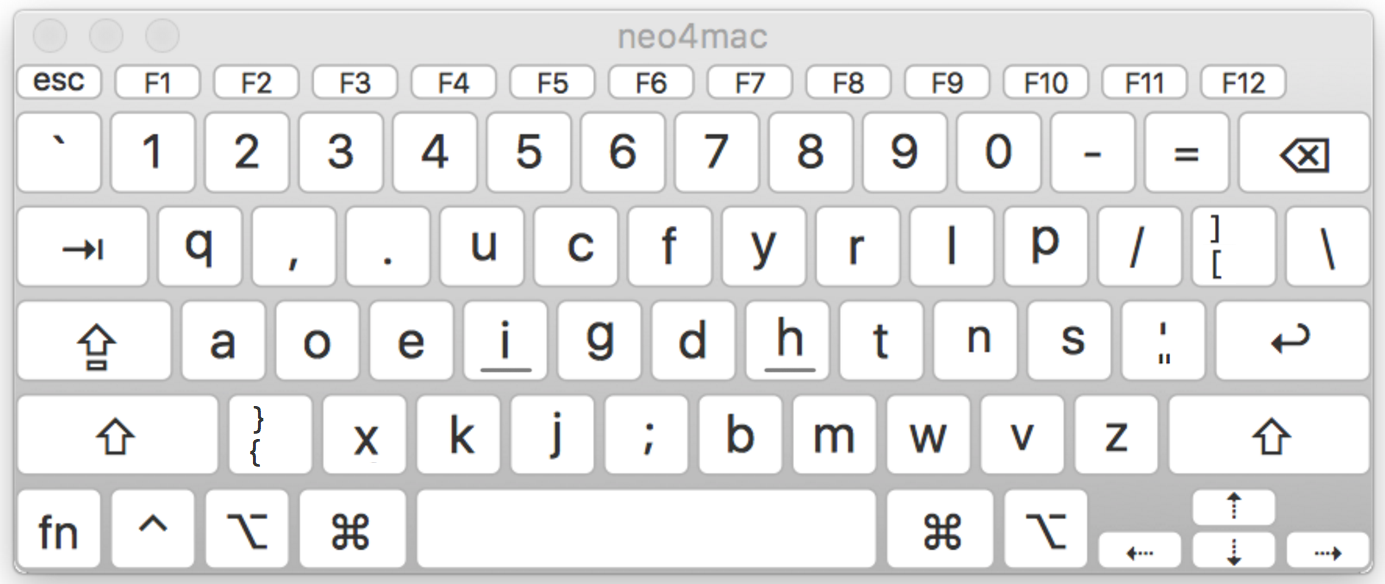
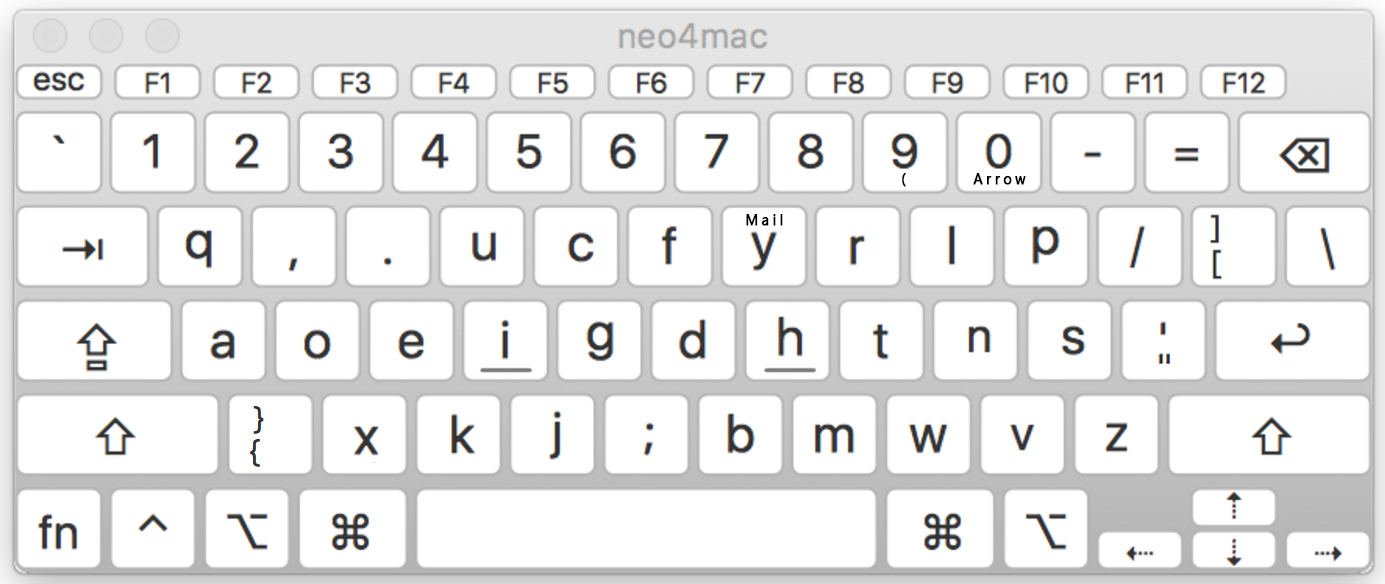
Layered file, before and after one edit (w=1385, h=584). Changes by layer:
added group "文字组" with 3 layers above "line" over <box>746,173,1026,226</box>
added layer "(" in group "文字组" over <box>902,173,906,187</box>
added layer "Arrow" in group "文字组" over <box>973,173,1026,185</box>
added layer "Mail" in group "文字组" over <box>746,214,783,226</box>
